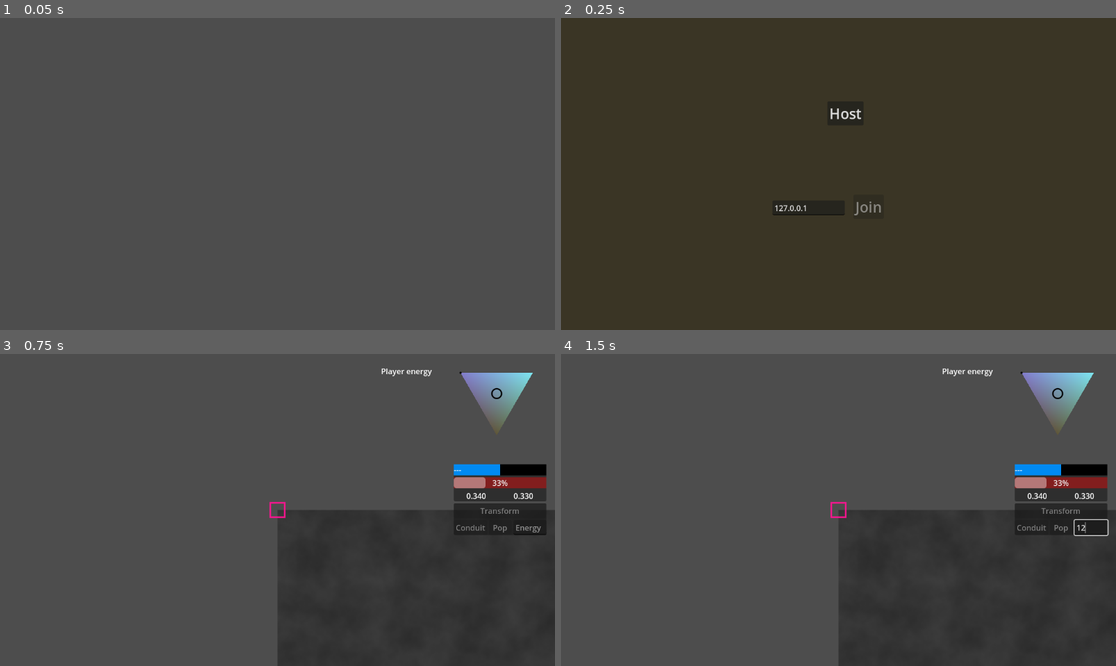
Above: before the commit, frames 1-4 (two rows, left to right).
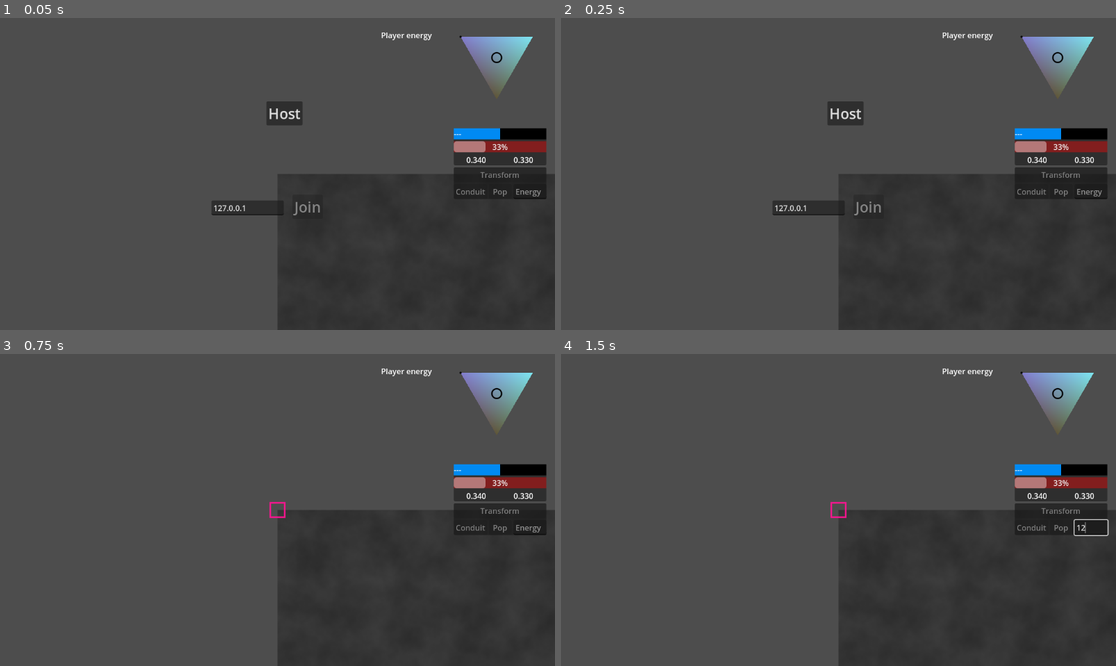
Above: after the commit, the same moments.

Repository: helmasur/conduit_rts
Game: Godot game, scene res://game.tscn
The game is run twice, just before and just after one commit, with the same random seed, the same clock (stepped at 60 frames per second) and the same inputs. Before the commit the project starts from res://main.tscn.
Inputs (mouse positions are in pixels of both pictures, inside the frame that each line leads up to):
- Up to frame 1 (0.05 s): no input
- Up to frame 2 (0.25 s): no input
- Up to frame 3 (0.75 s): click "Host" at 0.5 s
- Up to frame 4 (1.5 s): click (1093, 528) at 1.27 s; type "12" at 1.35 s

The runs differ from the first frame. In frame 1, 20% of the frame differs, in the area x 38-100%, y 4-100%; in frame 2, 74%, in the area x 0-100%, y 0-100%; in frame 3, nothing differs; in frame 4, nothing differs.

Commit message:
multiplayer steg 3

Diff:
--- a/MultiplayerManager.gd
+++ b/MultiplayerManager.gd
@@ -16,7 +16,7 @@
 	multiplayer.multiplayer_peer = peer
 	print("Hosting on port", PORT)
 
-func join(ip: String, port: int = 12345) -> void:
+func join(ip: String) -> void:
 	peer.create_client(ip, PORT)
 	multiplayer.multiplayer_peer = peer
 	print("Joining", ip, ":", PORT)
--- a/game.gd
+++ b/game.gd
@@ -7,30 +7,37 @@
 
 func _ready():
 	pass
-	_on_game_started()
-	if multiplayer.is_server():
-		multiplayer.peer_connected.connect(_add_player)
+	#_on_game_started()
 		##get_tree().connect("peer_connected", Callable(self, "_on_network_peer_connected"))
 		#var mp = get_tree().get_multiplayer()
 		#mp.peer_connected.connect(_on_network_peer_connected)
-	$Camera2D.make_current()
 
-func _on_network_peer_connected(peer_id: int) -> void:
-	print("Ny klient ansluten med peer_id:", peer_id)
-	_add_player(peer_id)
+#func _on_network_peer_connected(peer_id: int) -> void:
+	#print("Ny klient ansluten med peer_id:", peer_id)
+	#_add_player(peer_id)
 
-func _on_game_started():
+func _on_server_start():
 	if multiplayer.is_server():
-		for id in multiplayer.get_peers():
-			_add_player(id)
-		# Lägg även till dig själv
+		print("Is server")
+		multiplayer.peer_connected.connect(_add_player)
 		_add_player(multiplayer.get_unique_id())
 
+
+#func _on_game_started():
+	#await get_tree().create_timer(.5).timeout
+	#if multiplayer.is_server():
+		#for id in multiplayer.get_peers():
+			#_add_player(id)
+		## Lägg även till dig själv
+		#_add_player(multiplayer.get_unique_id())
+
 func _add_player(peer_id: int):
+	print("Game: add player id, ", peer_id)
 	var player = player_scene.instantiate()
-	player.name = "Player_%s" % peer_id
+	player.name = str(peer_id)
+	player.id = peer_id
+	player.set_multiplayer_authority(peer_id) # Måste göras innan add_child()
 	add_child(player)
-	player.set_multiplayer_authority(peer_id)
 
 func _unhandled_input(event: InputEvent) -> void:
 	if not is_multiplayer_authority(): return
--- a/game.tscn
+++ b/game.tscn
@@ -1,9 +1,10 @@
-[gd_scene load_steps=11 format=3 uid="uid://b4s3wenyg8wrs"]
+[gd_scene load_steps=12 format=3 uid="uid://b4s3wenyg8wrs"]
 
 [ext_resource type="Script" uid="uid://bpcluqkphkhrp" path="res://game.gd" id="1_fc0e3"]
 [ext_resource type="Script" uid="uid://c4vf68rbxq658" path="res://camera_2d.gd" id="2_7jktm"]
 [ext_resource type="Script" uid="uid://bcp3gus4vjqtc" path="res://gui.gd" id="3_ryrav"]
 [ext_resource type="Script" uid="uid://chxk5r6puaa35" path="res://TriangleControl.gd" id="4_eow3j"]
+[ext_resource type="PackedScene" uid="uid://dcjg31qkj8607" path="res://main_menu.tscn" id="5_7jktm"]
 
 [sub_resource type="Gradient" id="Gradient_0xm2m"]
 colors = PackedColorArray(0.169245, 0.169245, 0.169245, 1, 0.244776, 0.244776, 0.244776, 1)
@@ -212,6 +213,10 @@
 _spawnable_scenes = PackedStringArray("uid://b74nujfyhp6qr")
 spawn_path = NodePath("..")
 
+[node name="CanvasLayer2" type="CanvasLayer" parent="."]
+
+[node name="Main menu" parent="CanvasLayer2" instance=ExtResource("5_7jktm")]
+
 [connection signal="pressed" from="CanvasLayer/GUI/Stack/Buttons/VBoxContainer/Transform_button" to="CanvasLayer/GUI" method="_on_transform_button_pressed"]
 [connection signal="pressed" from="CanvasLayer/GUI/Stack/Buttons/VBoxContainer/HBoxContainer/Conduit" to="CanvasLayer/GUI" method="_on_conduit_pressed"]
 [connection signal="pressed" from="CanvasLayer/GUI/Stack/Buttons/VBoxContainer/HBoxContainer/Pop" to="CanvasLayer/GUI" method="_on_pop_pressed"]
--- a/main.gd
+++ b/main.gd
@@ -1,5 +1,6 @@
+# main.gd
 extends Node2D
 
 func _ready() -> void:
 	await get_tree().create_timer(.2).timeout
-	get_tree().change_scene_to_file("res://main_menu.tscn")
+	#get_tree().change_scene_to_file("res://main_menu.tscn")
--- a/main_menu.gd
+++ b/main_menu.gd
@@ -1,3 +1,4 @@
+# main_menu.gd
 extends Control
 
 var join_ip: String
@@ -8,11 +9,19 @@
 
 # Exempel: Starta som host
 func _on_host_button_pressed():
-	get_tree().change_scene_to_file("res://game.tscn")
 	MultiplayerManager.host()
+	$"/root/Game"._on_server_start()
+	get_parent().visible = false
+
+	#get_tree().change_scene_to_file("res://game.tscn")
 
 
 # Eller klient
 func _on_join_button_pressed():
-	get_tree().change_scene_to_file("res://game.tscn")
 	MultiplayerManager.join(join_ip)
+	get_parent().visible = false
+	#get_tree().change_scene_to_file("res://game.tscn")
+
+
+func _on_start_button_pressed() -> void:
+	$"/root/Game"._on_game_started()
--- a/main_menu.tscn
+++ b/main_menu.tscn
@@ -5,7 +5,7 @@
 [sub_resource type="StyleBoxFlat" id="StyleBoxFlat_7vrkn"]
 bg_color = Color(0.226106, 0.209214, 0.145407, 1)
 
-[node name="Main menu" type="Control"]
+[node name="Main_menu" type="Control"]
 layout_mode = 3
 anchors_preset = 15
 anchor_right = 1.0
@@ -17,6 +17,7 @@
 script = ExtResource("1_06t4h")
 
 [node name="Panel" type="Panel" parent="."]
+visible = false
 layout_mode = 1
 anchors_preset = 15
 anchor_right = 1.0
@@ -54,6 +55,17 @@
 text = "127.0.0.1"
 placeholder_text = "Ex. 192.168.0.100"
 
+[node name="Start Button" type="Button" parent="."]
+visible = false
+layout_mode = 0
+offset_left = 556.0
+offset_top = 497.0
+offset_right = 619.0
+offset_bottom = 547.0
+theme_override_font_sizes/font_size = 30
+text = "Start"
+
 [connection signal="pressed" from="Host Button" to="." method="_on_host_button_pressed"]
 [connection signal="pressed" from="Join Button" to="." method="_on_join_button_pressed"]
 [connection signal="text_submitted" from="IP" to="." method="_on_ip_text_submitted"]
+[connection signal="pressed" from="Start Button" to="." method="_on_start_button_pressed"]
--- a/player.gd
+++ b/player.gd
@@ -8,30 +8,39 @@
 var unit_scene = preload("res://unit.tscn")
 @onready var unit_spawner = $UnitSpawner
 
+var id: int
+
+func _enter_tree() -> void:
+	pass
+	#if not is_multiplayer_authority(): return
+	#print("Player: et, peer_id = ", multiplayer.get_unique_id(), " authority = ", get_multiplayer_authority())
+	#print("Player: et, id = ", id)
+	#set_multiplayer_authority(id, true)
 
 func _ready() -> void:
-	if not is_multiplayer_authority(): return
-
-
+	print("Player: ready, peer_id = ", multiplayer.get_unique_id(), " authority = ", get_multiplayer_authority())
+	if is_multiplayer_authority():
+		print("Authority was here")
+		var cam : Camera2D = $"../Camera2D"
+		cam.make_current()
+		spawn_initial_unit()
+	else:
+		print("Authority was not here")
 
 	add_to_group("players")
-	print("Player ready: ", multiplayer.get_unique_id())
 	#var sp = "/root/Player_" + str(multiplayer.get_unique_id())
 	#var name = self.name  # Förväntas vara t.ex. "Player_3"
-	print(name)
-	unit_spawner.spawn_path = NodePath("/root/" + name)
+	#unit_spawner.spawn_path = NodePath("/root/" + name)
 
 	# Debugutskrift för att se vem som har authority
-	print("Player node ready. peer_id =", multiplayer.get_unique_id(),
-		  "  authority =", get_multiplayer_authority())
 
 	# Om denna nod är min lokalt (klientens unika ID == authority),
 	# då spawnar jag min enhet:
-	if get_multiplayer_authority() == multiplayer.get_unique_id():
-		spawn_initial_unit()
+	#if get_multiplayer_authority() == multiplayer.get_unique_id():
+		#spawn_initial_unit()
 
 func spawn_initial_unit():
-	print("spawn")
+	print("Player: spawn, peer_id = ", multiplayer.get_unique_id(), " authority = ", get_multiplayer_authority())
 	#if is_multiplayer_authority():
 	var unit = unit_scene.instantiate()
 	unit.global_position = Vector2.ZERO
--- a/project.godot
+++ b/project.godot
@@ -11,7 +11,7 @@
 [application]
 
 config/name="RTS_balance"
-run/main_scene="uid://4ij7u4ntmvdc"
+run/main_scene="uid://b4s3wenyg8wrs"
 config/features=PackedStringArray("4.4", "GL Compatibility")
 config/icon="res://icon.svg"
 
--- a/unit.gd
+++ b/unit.gd
@@ -99,23 +99,24 @@
 	queue_redraw()
 
 func _draw() -> void:
-	var size = 30.0
-	var color = player.player_color
+	if is_multiplayer_authority():
+		var size = 30.0
+		var color = player.player_color
 
-	# Rita 9 kopior
-	for offset in Utils.get_toroid_offsets(player.world_size):
-		var rect = Rect2(Vector2(-size/2, -size/2), Vector2(size, size))
-		draw_set_transform(offset)
-		draw_rect(rect, color, false, 2.0, true)
-		if is_selected:
-			rect = Rect2(Vector2(-size/2-3, -size/2-3), Vector2(size+6, size+6))
-			draw_rect(rect, Color.BEIGE, false, -1)
-			draw_circle(Vector2.ZERO, fsf*300, Color.FLORAL_WHITE, false, -1.0, false) #ingen AA för width <0
-		elif conduit_mode == UnitShared.ConduitMode.COLLECTING:
-			draw_circle(Vector2.ZERO, fsf*300, Color.FLORAL_WHITE, false, -1.0, false) #ingen AA för width <0
+		# Rita 9 kopior
+		for offset in Utils.get_toroid_offsets(player.world_size):
+			var rect = Rect2(Vector2(-size/2, -size/2), Vector2(size, size))
+			draw_set_transform(offset)
+			draw_rect(rect, color, false, 2.0, true)
+			if is_selected:
+				rect = Rect2(Vector2(-size/2-3, -size/2-3), Vector2(size+6, size+6))
+				draw_rect(rect, Color.BEIGE, false, -1)
+				draw_circle(Vector2.ZERO, fsf*300, Color.FLORAL_WHITE, false, -1.0, false) #ingen AA för width <0
+			elif conduit_mode == UnitShared.ConduitMode.COLLECTING:
+				draw_circle(Vector2.ZERO, fsf*300, Color.FLORAL_WHITE, false, -1.0, false) #ingen AA för width <0
 
-	# Återställ transform (för säkerhets skull)
-	draw_set_transform(Vector2.ZERO)
+		# Återställ transform (för säkerhets skull)
+		draw_set_transform(Vector2.ZERO)
 
 func handle_state_machine(delta: float) -> void:
 	match mode:
